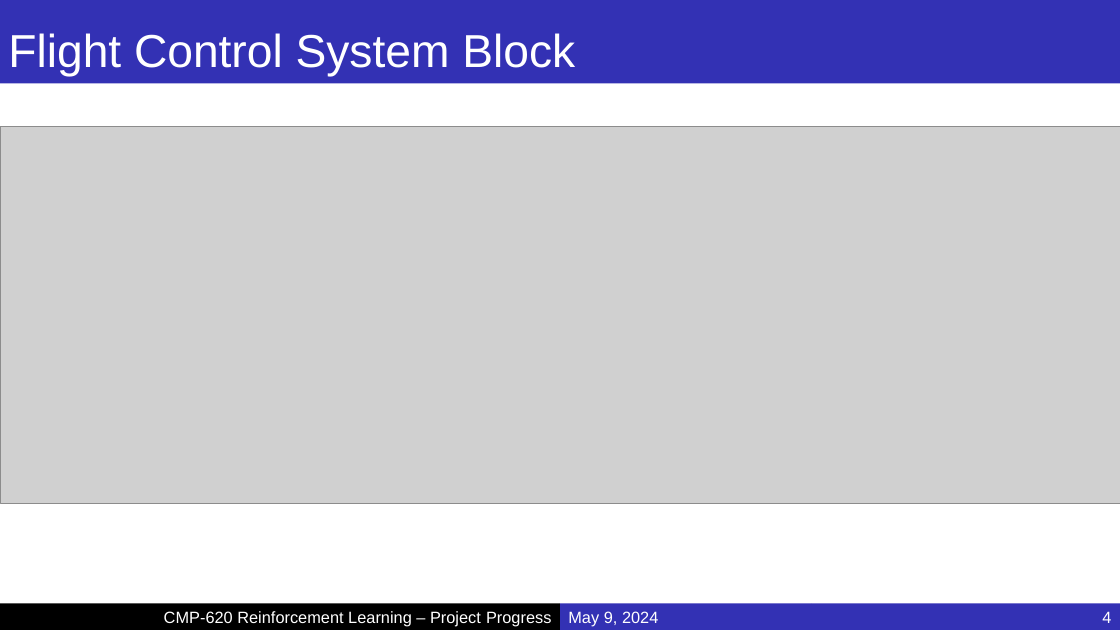
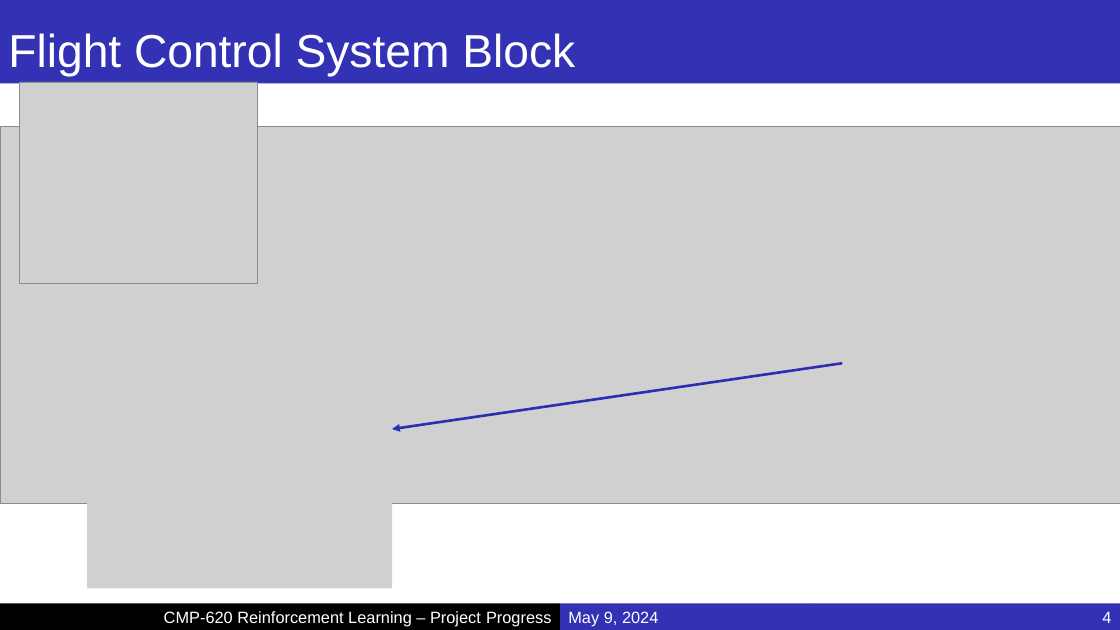
Before and after one commit to MucahidRidvanKaplan/ParrotQuadcopterRL, a slide deck: slide 4 of Progress.pptx. Drawn at 1120x630 pixels with LibreOffice and Linux fonts; fonts in the diff are those of the drawing; grey boxes stand for pictures; background and template pictures are left out. Boxes give left, top, right and bottom in pixels: in the first picture for what was removed or moved away, otherwise in the second. Text is boxed around its words. In the diff, an @@ line names an element or a change of style, - is before the commit and + after.

```diff
--- a/Progress.pptx
+++ b/Progress.pptx
@@ picture added at (19,82,257,284) @@
@@ arrow added from (843, 363) to (392, 429), #2F2DB3 2.25 pt @@
@@ picture added at (87,492,392,589) @@
```
Also in this commit, not shown: 4 other slides changed, 3 slides added.
